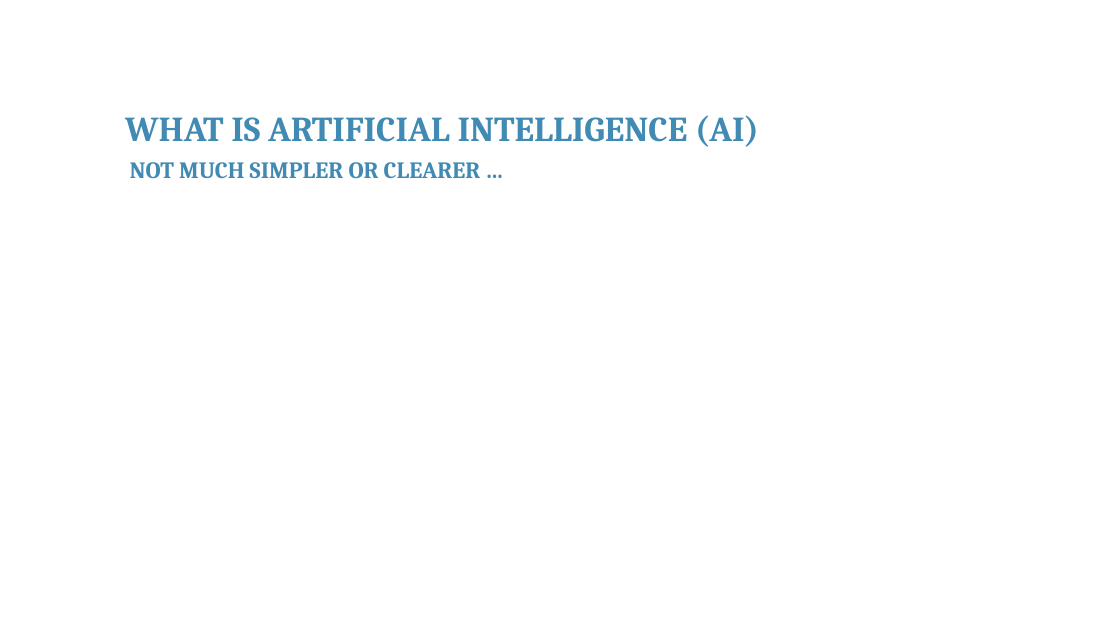
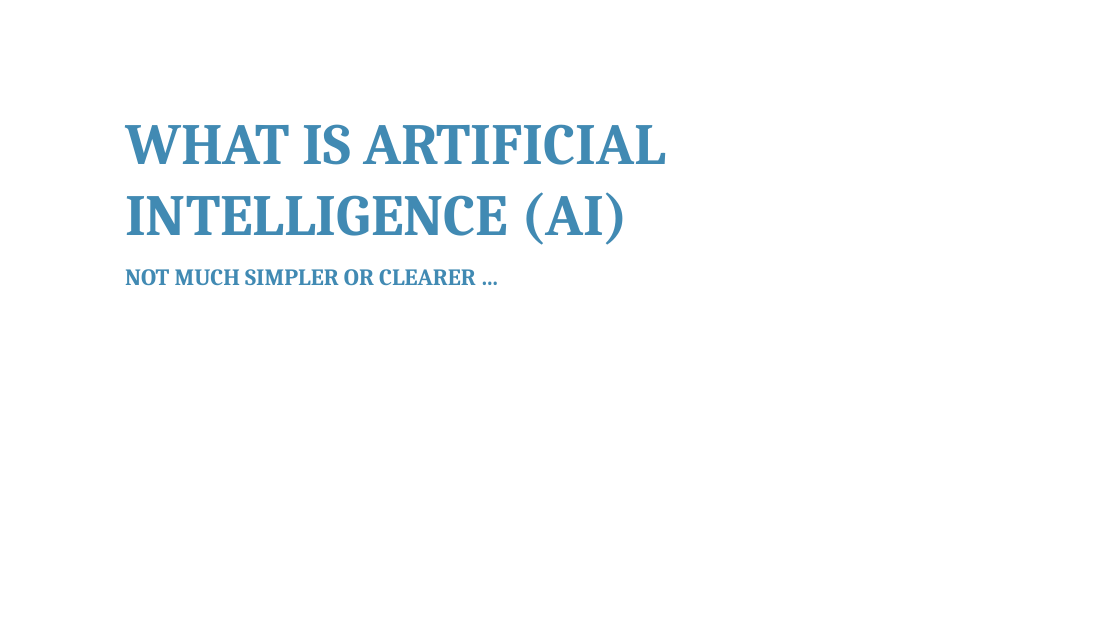
Before and after one commit to franckalbinet/itu-eaco-zanzibar-12-2018, a slide deck: slide 10 of presentations/session-4-intro-to-ai.pptx. Drawn at 1120x630 pixels with LibreOffice and Linux fonts; fonts in the diff are those of the drawing; background and template pictures are left out. Boxes give left, top, right and bottom in pixels: in the first picture for what was removed or moved away, otherwise in the second. Text is boxed around its words. In the diff, an @@ line names an element or a change of style, - is before the commit and + after.

```diff
--- a/presentations/session-4-intro-to-ai.pptx
+++ b/presentations/session-4-intro-to-ai.pptx
@@ text "WHAT IS ARTIFICIAL INTELLIGENCE (AI)" at [125,124,667,245]: size 30 to 50 pt @@
@@ text "NOT MUCH SIMPLER OR CLEARER ...": place and size @@
-text "NOT MUCH SIMPLER OR CLEARER ..." at [130,162,481,178]
+text "NOT MUCH SIMPLER OR CLEARER ..." at [125,269,476,286]
```
Also in this commit, not shown: 5 other slides changed, 4 slides added, 1 slide removed, 1 other file.
